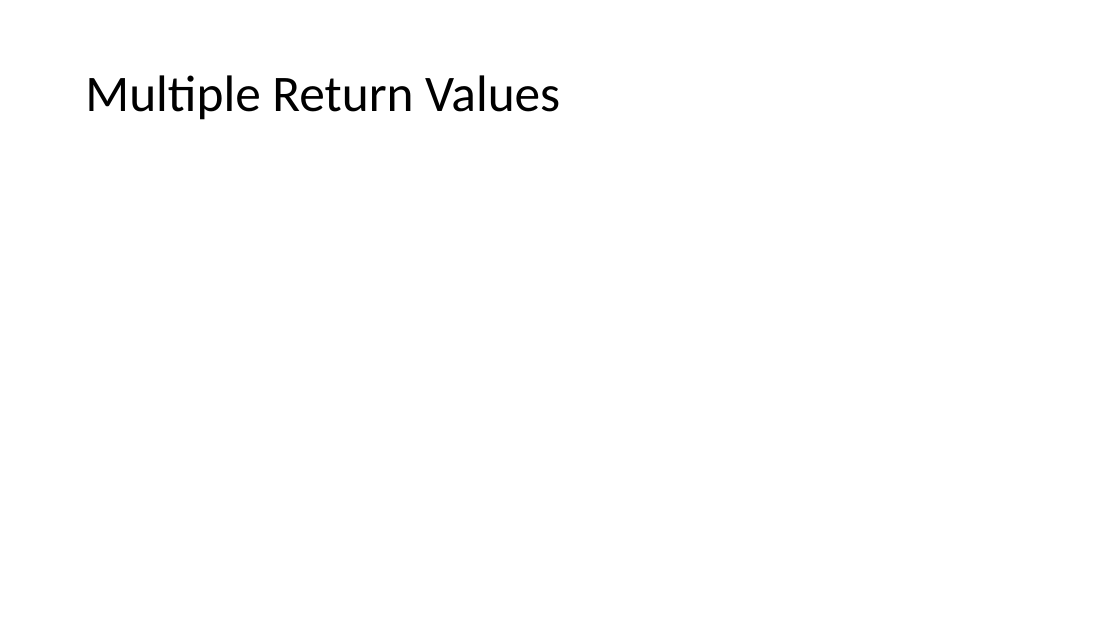
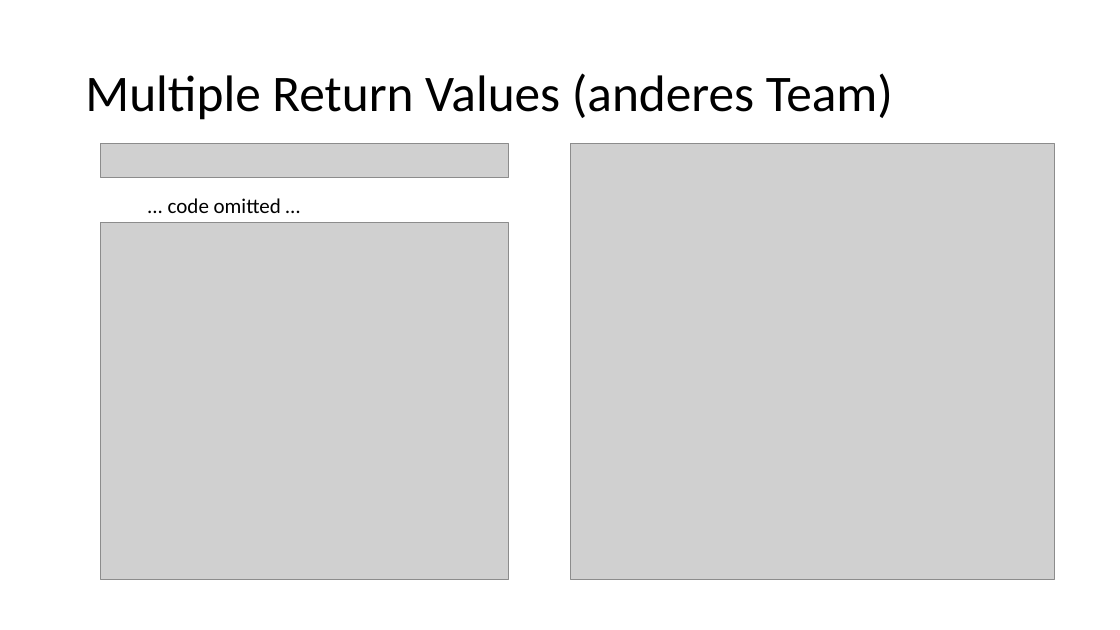
Before and after one commit to alexsuter/golang-experience, a slide deck: slide 6 of presi/presi.pptx. Drawn at 1120x630 pixels with LibreOffice and Linux fonts; fonts in the diff are those of the drawing; grey boxes stand for pictures. Boxes give left, top, right and bottom in pixels: in the first picture for what was removed or moved away, otherwise in the second. Text is boxed around its words. In the diff, an @@ line names an element or a change of style, - is before the commit and + after.

```diff
--- a/presi/presi.pptx
+++ b/presi/presi.pptx
@@ title at [85,73,893,120]: text changed @@
-Multiple Return Values
+Multiple Return Values (anderes Team)
@@ picture added at [101,144,508,178] @@
@@ picture added at [571,144,1054,580] @@
@@ text added at [168,198,281,213], 18 pt, text #000000 @@
+... code omitted …
@@ picture added at [101,223,508,580] @@
```
Also in this commit, not shown: 6 other slides changed, 1 slide added, 2 slides removed.
